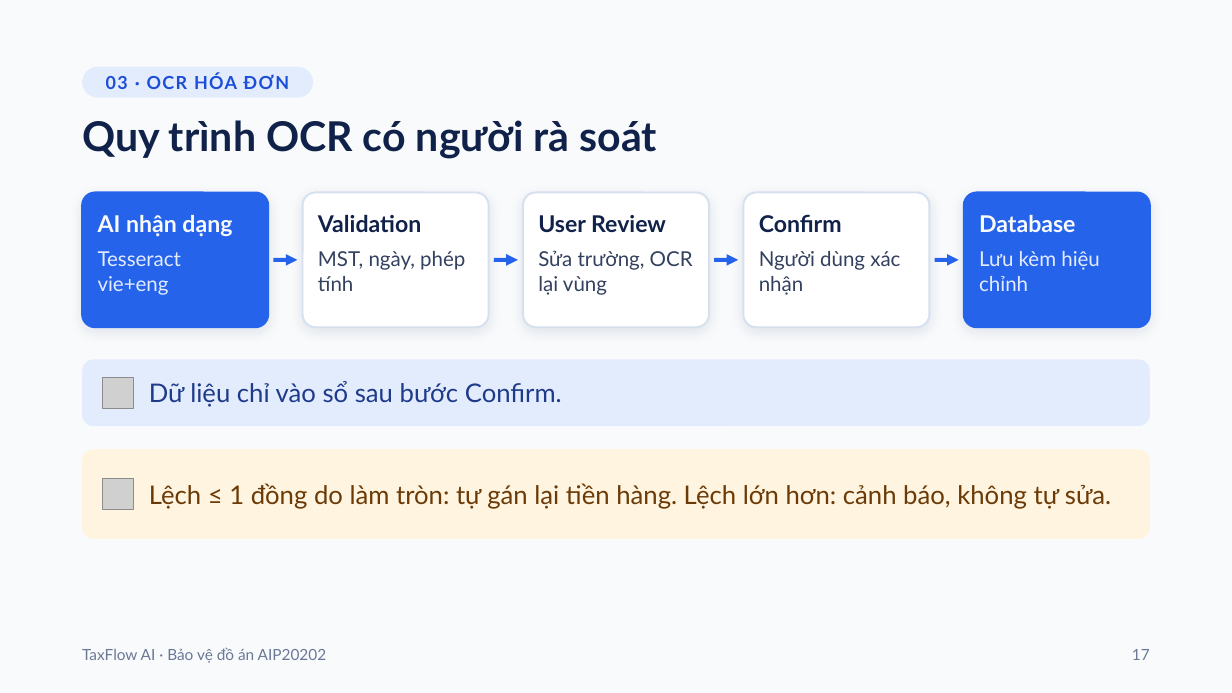
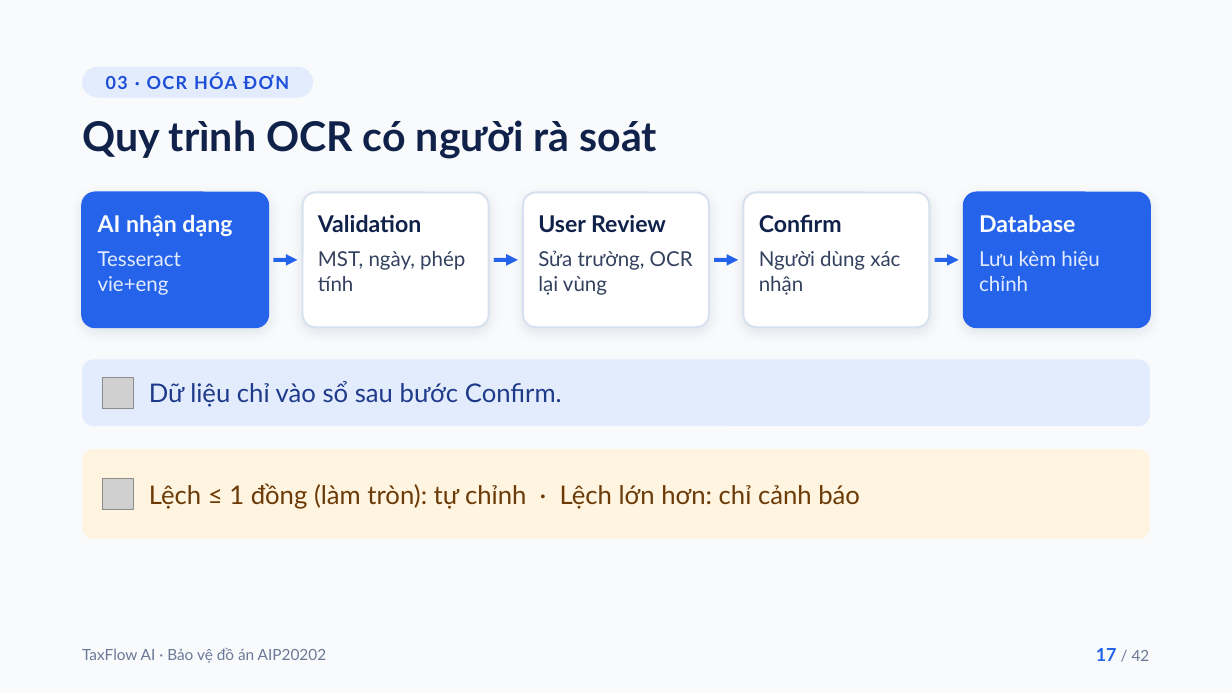
Before and after one commit to truongxuananh/taxflow-ai, a slide deck: slide 17 of TaxFlow-AI-Bao-ve-do-an.pptx. Drawn at 1232x693 pixels with LibreOffice and Linux fonts; fonts in the diff are those of the drawing; grey boxes stand for pictures. Boxes give left, top, right and bottom in pixels: in the first picture for what was removed or moved away, otherwise in the second. Text is boxed around its words. In the diff, an @@ line names an element or a change of style, - is before the commit and + after.

```diff
--- a/TaxFlow-AI-Bao-ve-do-an.pptx
+++ b/TaxFlow-AI-Bao-ve-do-an.pptx
@@ text at [149,483,860,509]: text changed @@
-Lệch ≤ 1 đồng do làm tròn: tự gán lại tiền hàng. Lệch lớn hơn: cảnh báo, không tự sửa.
+Lệch ≤ 1 đồng (làm tròn): tự chỉnh · Lệch lớn hơn: chỉ cảnh báo
@@ page number at [1096,648,1150,661]: text changed @@
-17
+17 / 42
```
Also in this commit, not shown: 20 other slides changed.
